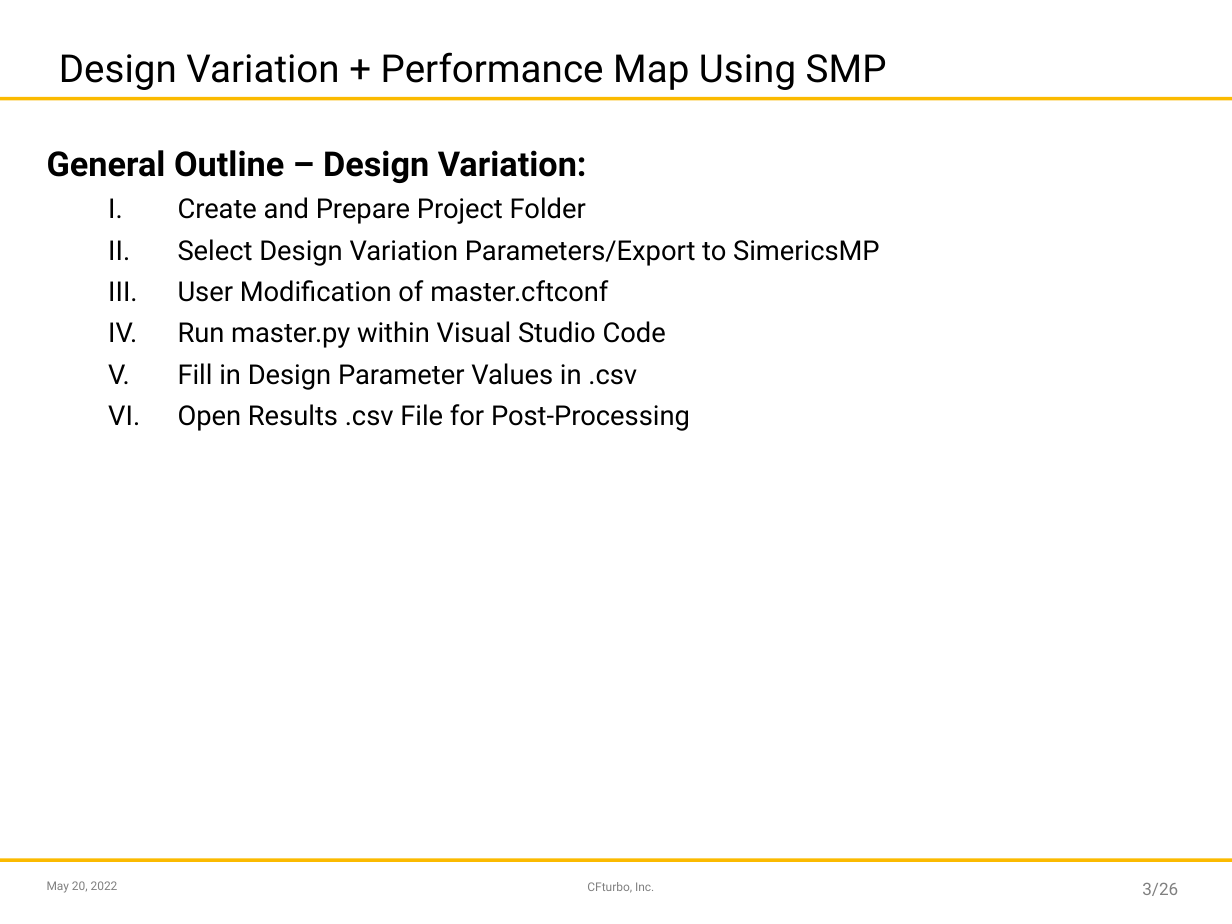
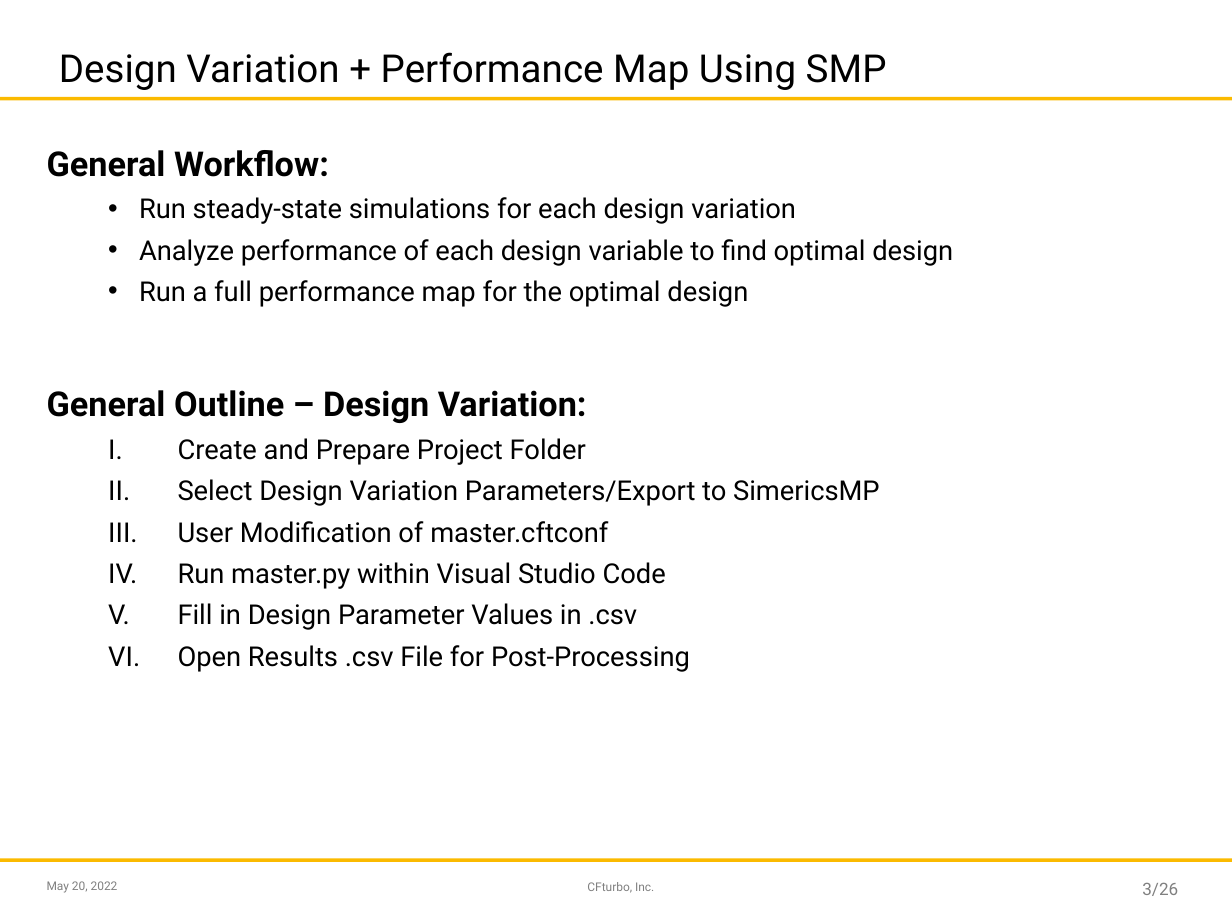
Before and after one commit to sandschristopher/Design-Variation_Performance-Map-Creation, a slide deck: slide 3 of SMP_Master.pptx. Drawn at 1232x924 pixels with LibreOffice and Linux fonts; fonts in the diff are those of the drawing; background and template pictures are left out. Boxes give left, top, right and bottom in pixels: in the first picture for what was removed or moved away, otherwise in the second. Text is boxed around its words. In the diff, an @@ line names an element or a change of style, - is before the commit and + after.

```diff
--- a/SMP_Master.pptx
+++ b/SMP_Master.pptx
@@ text at <box>47,150,953,307</box>: paragraphs added @@
+General Workflow:
+  • Run steady-state simulations for each design variation
+  • Analyze performance of each design variable to find optimal design
+  • Run a full performance map for the optimal design
```
Also in this commit, not shown: 7 other slides changed.
